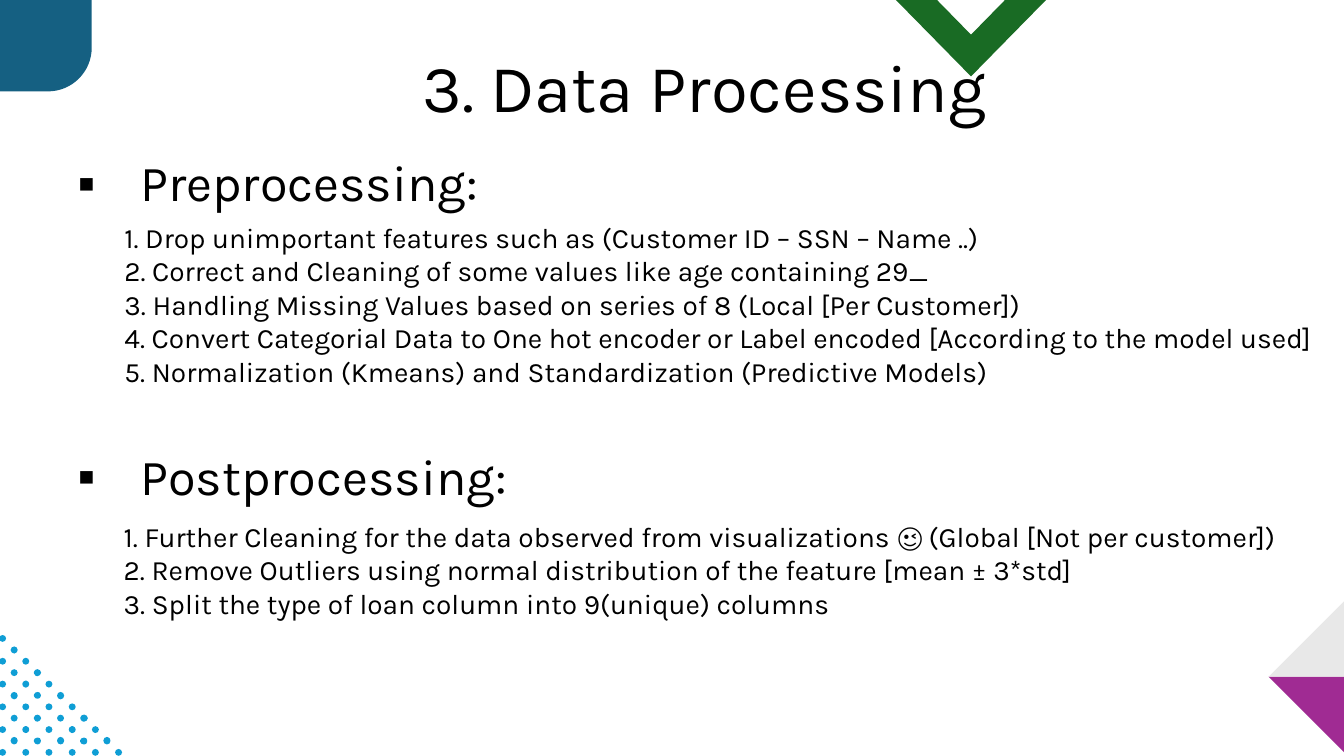
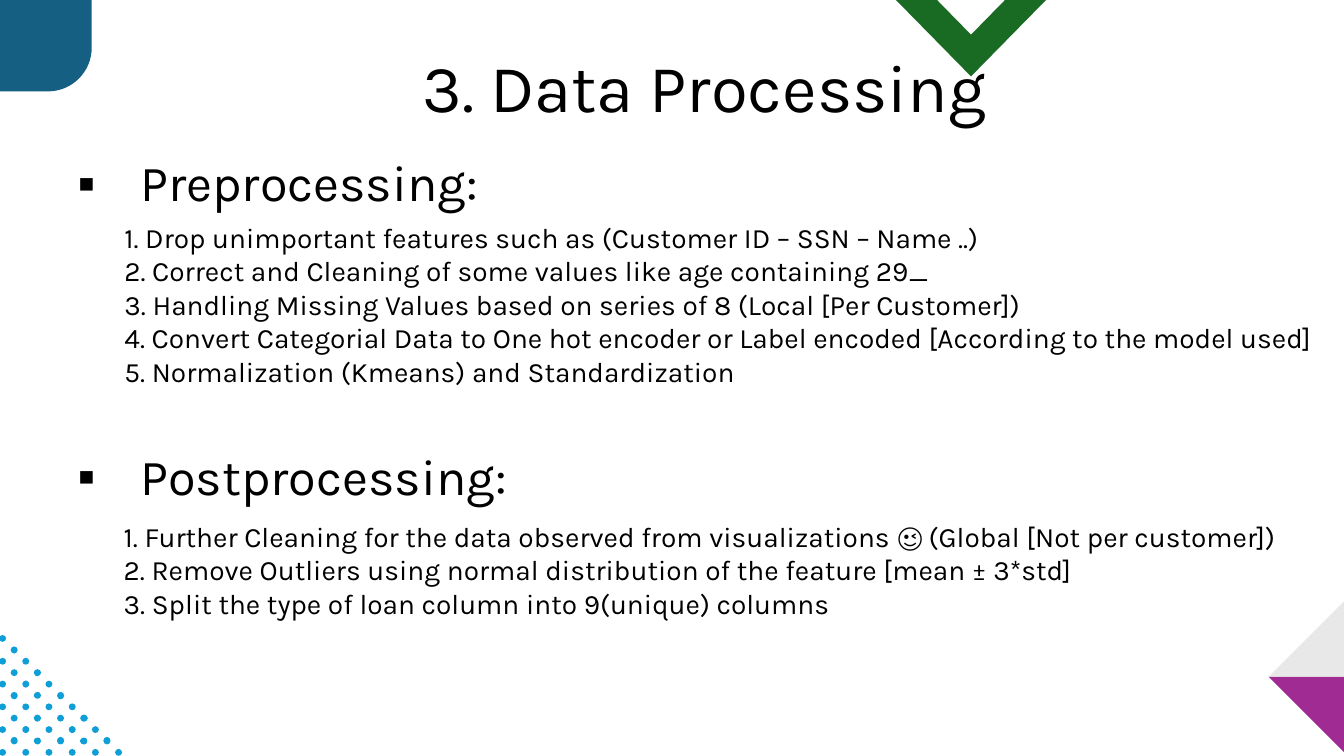
Before and after one commit to BasmaElhoseny01/Credit-Score-Classification-and-Analysis, a slide deck: slide 4 of Presentation.pptx. Drawn at 1344x756 pixels with LibreOffice and Linux fonts; fonts in the diff are those of the drawing. Boxes give left, top, right and bottom in pixels: in the first picture for what was removed or moved away, otherwise in the second. Text is boxed around its words. In the diff, an @@ line names an element or a change of style, - is before the commit and + after.

```diff
--- a/Presentation.pptx
+++ b/Presentation.pptx
@@ text at bbox=[124, 361, 735, 385]: text changed @@
-  5. Normalization (Kmeans) and Standardization (Predictive Models)
+  5. Normalization (Kmeans) and Standardization
```
Also in this commit, not shown: 3 other slides changed, 3 other files.
